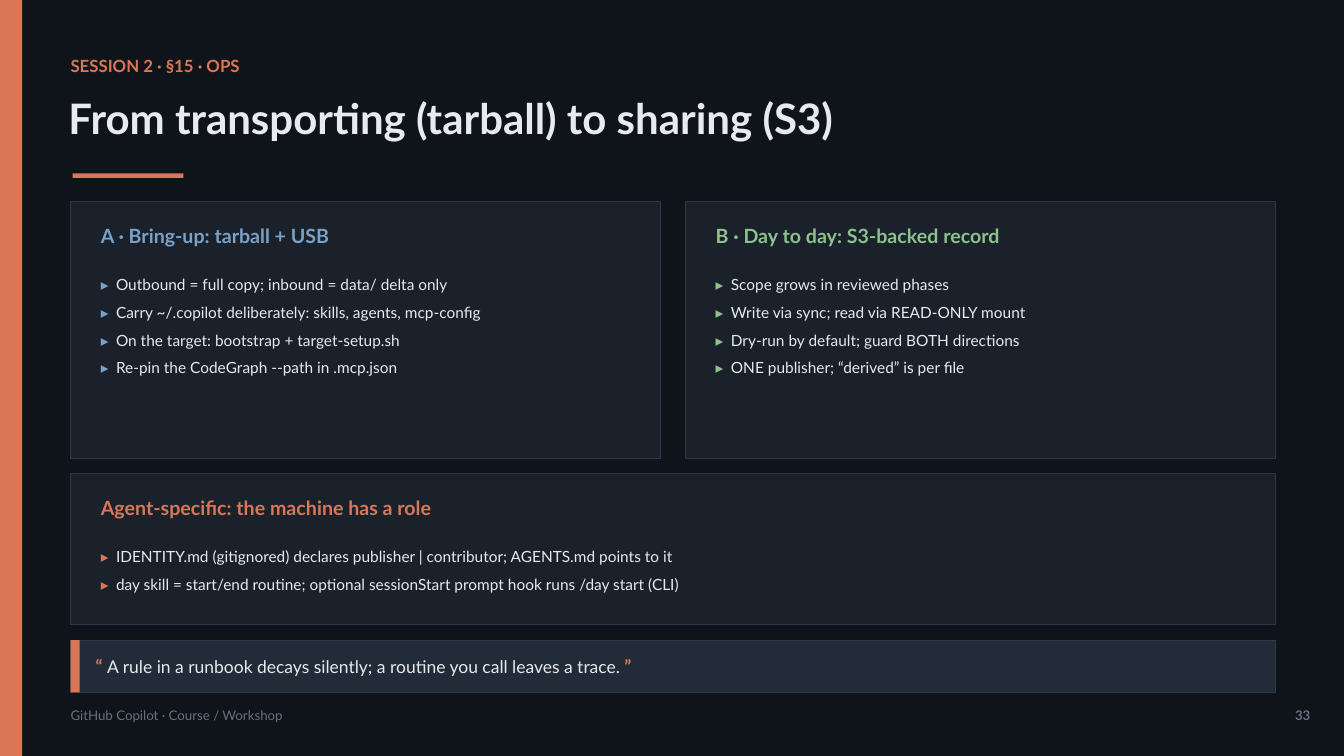
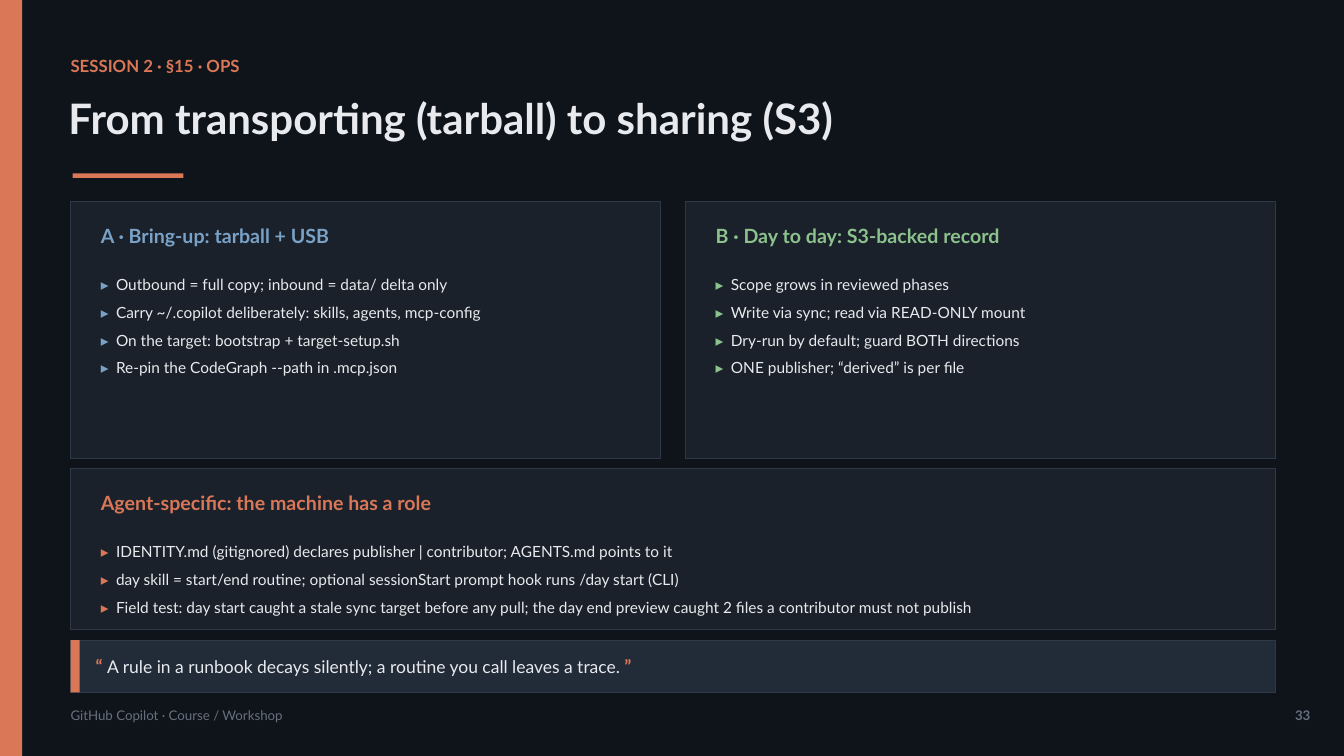
Before and after one commit to olonok69/copilot_code_ml_engineer, a slide deck: slide 33 of presentation/Copilot_Presentation.pptx. Drawn at 1344x756 pixels with LibreOffice and Linux fonts; fonts in the diff are those of the drawing. Boxes give left, top, right and bottom in pixels: in the first picture for what was removed or moved away, otherwise in the second. Text is boxed around its words. In the diff, an @@ line names an element or a change of style, - is before the commit and + after.

```diff
--- a/presentation/Copilot_Presentation.pptx
+++ b/presentation/Copilot_Presentation.pptx
@@ rectangle: place and size @@
-rectangle at [71,474,1275,625]
+rectangle at [71,469,1275,630]
@@ text "Agent-specific: the machine has a ...": place and size @@
-text "Agent-specific: the machine has a ..." at [101,500,431,519]
+text "Agent-specific: the machine has a ..." at [101,495,431,514]
@@ text at [116,601,971,616]: paragraph added @@
+▸ Field test: day start caught a stale sync target before any pull; the day end preview caught 2 files a contributor must not publish
```
Also in this commit, not shown: 4 other slides changed, 3 slides added, 1 slide removed, 7 other files.
